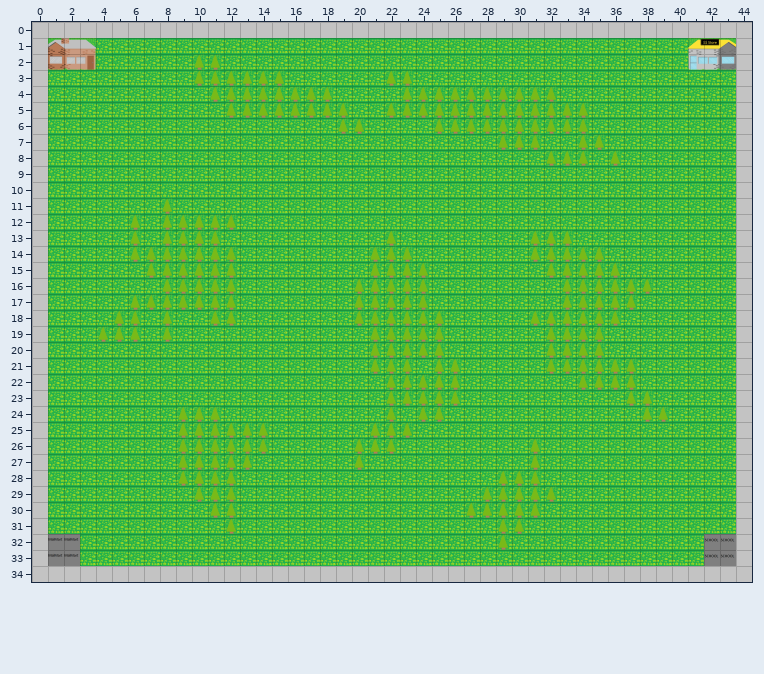
Level history. Tiled map: Base/maps/overworld.tmx. Above is the file before it was changed.
Cells are 128x128 px. Shown: x 0..44, y 0..34.
The result:
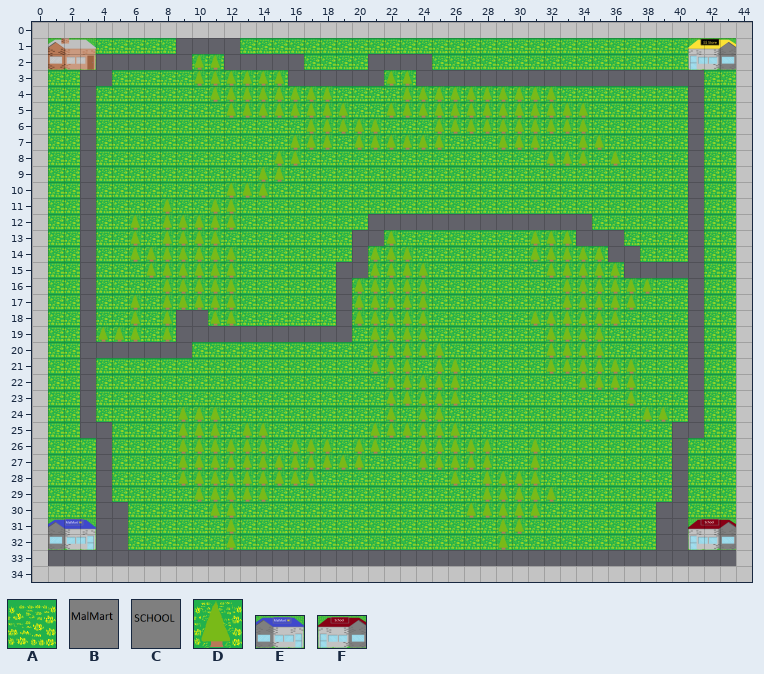
Key: from "my_tiles": A 1 "grass", B 3 "Malmart", C 4 "School", D 8 "tree", E 14 "Malmart", F 15 "School".
_ is an empty cell.
Commit message: overworld map finished, all buildings drawn, walkways created.
Change:
Layer "Background":
y 1: x 9..12 AAAA -> ____
y 2: x 4..9 AAAAAA -> ______; x 12..16 AAAAA -> _____; x 21..24 AAAA -> ____
y 3: x 3..4 AA -> __; x 16..21 AAAAAA -> ______; x 24..41 AAAAAAAAAAAAAAAAAA -> __________________
y 4..5: x 3 A -> _; x 41 A -> _
y 6: x 3 A -> _; x 17..18 AA -> DD; x 21 A -> D; x 41 A -> _
y 7: x 3 A -> _; x 16..18 AAA -> DDD; x 20..25 AAAAAA -> DDDDDD; x 41 A -> _
y 8: x 3 A -> _; x 15..16 AA -> DD; x 41 A -> _
y 9: x 3 A -> _; x 14..15 AA -> DD; x 41 A -> _
y 10: x 3 A -> _; x 12..14 AAA -> DDD; x 41 A -> _
y 11: x 3 A -> _; x 11..12 AA -> DD; x 41 A -> _
y 12: x 3 A -> _; x 21..34 AAAAAAAAAAAAAA -> ______________; x 41 A -> _
y 13: x 3 A -> _; x 20..21 AA -> __; x 34..36 AAA -> ___; x 41 A -> _
y 14: x 3 A -> _; x 20 A -> _; x 36..37 AA -> __; x 41 A -> _
y 15: x 3 A -> _; x 19..20 AA -> __; x 37..41 AAAAA -> _____
y 16..17: x 3 A -> _; x 19 A -> _; x 41 A -> _
y 18: x 3 A -> _; x 9..10 AA -> __; x 19 A -> _; x 41 A -> _
y 19: x 3 A -> _; x 9..19 AAAAAAAAAAA -> ___________; x 41 A -> _
y 20: x 3..9 AAAAAAA -> _______; x 41 A -> _
y 21..24: x 3 A -> _; x 41 A -> _
y 25: x 3..4 AA -> __; x 24..26 AAA -> DDD; x 40..41 AA -> __
y 26: x 4 A -> _; x 16..18 AAA -> DDD; x 24..28 AAAAA -> DDDDD; x 40 A -> _
y 27: x 4 A -> _; x 14..19 AAAAAA -> DDDDDD; x 24..28 AAAAA -> DDDDD; x 40 A -> _
y 28: x 4 A -> _; x 13..17 AAAAA -> DDDDD; x 26 A -> D; x 28 A -> D; x 40 A -> _
y 29: x 4 A -> _; x 13..14 AA -> DD; x 40 A -> _
y 30..31: x 4..5 AA -> __; x 39..40 AA -> __
y 32: x 1..2 BB -> __; x 4..5 AA -> __; x 12 A -> D; x 39..40 AA -> __; x 42..43 CC -> __
y 33: x 1..43 BBAAAAAAAAAAAAAAAAAAAAAAAAAAAAAAAAAAAAAAACC -> ___________________________________________
Layer "walls":
y 17: x 7 _ -> A
y 18: x 5 _ -> A; x 25 _ -> A
y 19: x 25 _ -> A
y 23: x 38 _ -> A
y 25: x 12 _ -> A
y 26: x 22 _ -> A
y 31: x 1..2 __ -> AA; x 42..43 __ -> AA
y 32: x 1 _ -> E; x 41 _ -> F
Boxes around the changes in both pictures, in picture pixels (x1, y1, x2, y2):
changed: (48, 38, 736, 566)
